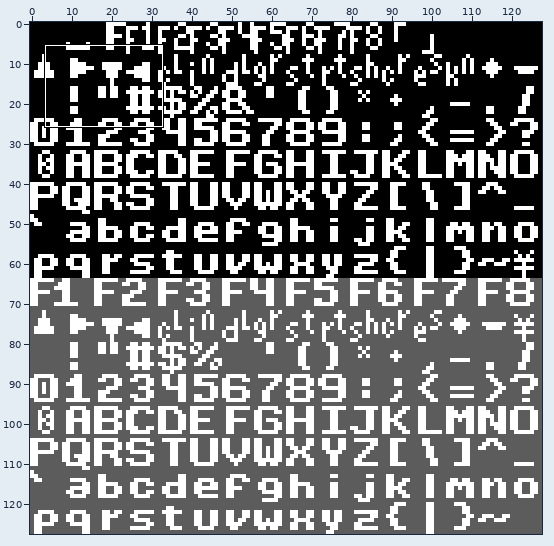
File history of a pixel-art file, images/font.aseprite. Above, an overview of the earlier version with the close-up marked.
Close-up. Before the edit:
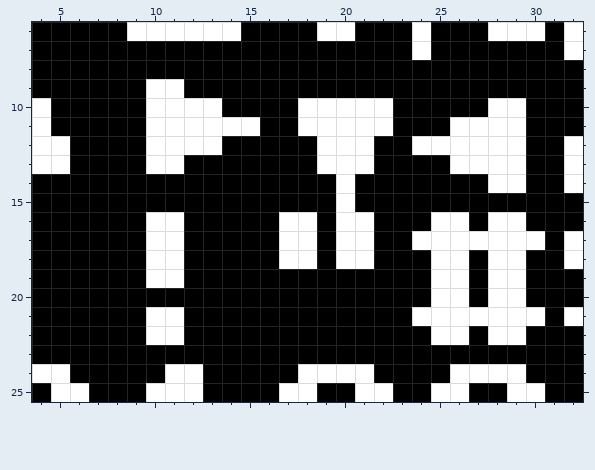
128x128 pixels, 1 frame. Shown: x 4..32, y 6..25. The commit also changed other parts of the picture, which this record leaves out.
Once edited:
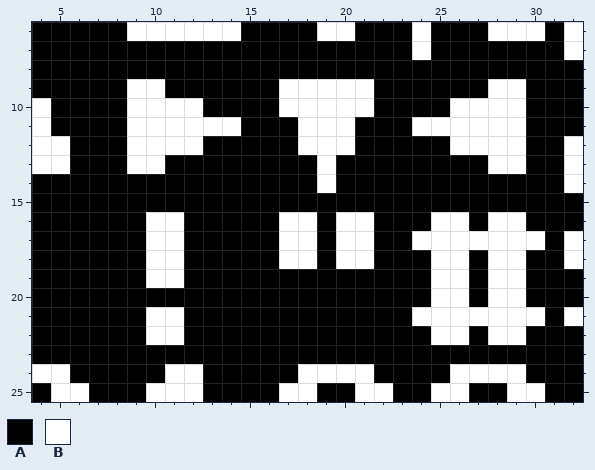
Palette (. is transparent): A #000000  B #ffffff
From old to new:
@@ x 4..32 @@
  8 AAAAAAAAAAAAAAAAAAAAAAAAAAAAA
- 9 AAAAAABBAAAAAAAAAAAAAAAAAAAAA
-10 BAAAAABBBBAAAABBBBBAAAAABBAAA
-11 BAAAAABBBBBBAABBBBBAAABBBBAAA
-12 BBAAAABBBBAAAAABBBAABBBBBBAAB
-13 BBAAAABBAAAAAAABBBAAAABBBBAAB
-14 AAAAAAAAAAAAAAAABAAAAAAABBAAB
-15 AAAAAAAAAAAAAAAABAAAAAAAAAAAA
+ 9 AAAAABBAAAAAABBBBBAAAAAABBAAA
+10 BAAAABBBBAAAABBBBBAAAABBBBAAA
+11 BAAAABBBBBBAAABBBAAABBBBBBAAA
+12 BBAAABBBBAAAAABBBAAAAABBBBAAB
+13 BBAAABBAAAAAAAABAAAAAAAABBAAB
+14 AAAAAAAAAAAAAAABAAAAAAAAAAAAB
+15 AAAAAAAAAAAAAAAAAAAAAAAAAAAAA
 16 AAAAAABBAAAAABBABBAAABBABBAAA
Changed places in both close-ups, as pixel boxes (x1, y1, x2, y2):
changed: (127, 79, 526, 212)
